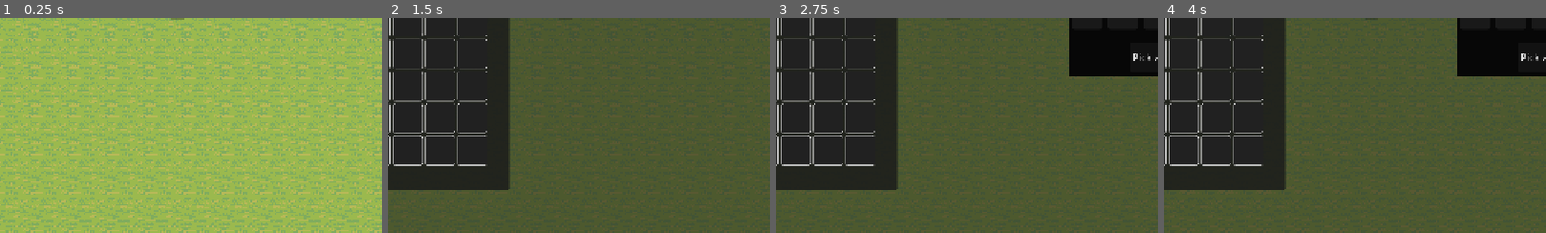
Above: before the commit, frames 1-4 (left to right).
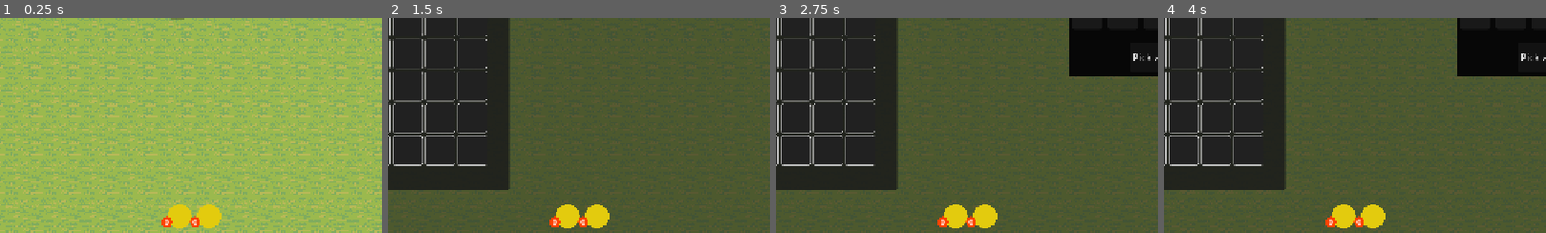
Above: after the commit, the same moments.

Repository: nidal1/rpg
Game: Godot game, scene res://scenes/world/world.tscn
The game is run twice, just before and just after one commit, with the same random seed, the same clock (stepped at 60 frames per second) and the same inputs.
Inputs (mouse positions are % of the whole screen's width and height, from its top left):
- Up to frame 1 (0.25 s): no input
- Up to frame 2 (1.5 s): click (7, 22) at 0.5 s; click (8, 36) at 1.27 s
- Up to frame 3 (2.75 s): click (93, 22) at 2 s
- Up to frame 4 (4 s): click (67, 24) at 2.77 s; tap Enter at 3.5 s; move the mouse to (8, 36) at 3.52 s; hold D (move_right) from 3.53 s (still down); click (8, 36) at 3.67 s
The pictures show only the part of the screen within x 27-77%, y 50-100%; the shares and areas given below are measured in that part.

The runs differ from the first frame. In frame 1, 1.3% of the frame differs, in the area x 42-58%, y 86-98%; in frame 2, 1.3%; in frame 3, 1.3%; in frame 4, 1.3%.

Commit message:
feat: implement inventory system with potion slots, consumable items, and player data management

Diff:
--- a/resources/enemies/goblin.tres
+++ b/resources/enemies/goblin.tres
@@ -3,11 +3,8 @@
 [ext_resource type="Texture2D" uid="uid://dvr7dqk0dx8vc" path="res://assets/sprites/enemies/Goblin/Goblin.png" id="1_8t8dg"]
 [ext_resource type="Script" uid="uid://c66m4e6klvrao" path="res://resources/items/item.gd" id="1_eoums"]
 [ext_resource type="Script" uid="uid://bqkdldqfccf6o" path="res://resources/enemies/enemy_params.gd" id="1_ttibx"]
-[ext_resource type="Resource" uid="uid://cu4t1lk20nebc" path="res://resources/items/warrior/armors/copper_breastplate.tres" id="2_k3uoj"]
-[ext_resource type="Resource" uid="uid://qt0fv2d78hop" path="res://resources/items/warrior/armors/iron_greaves.tres" id="3_brirc"]
-[ext_resource type="Resource" uid="uid://qqkixnq2twto" path="res://resources/items/warrior/armors/iron_soldier_helm.tres" id="4_bohdm"]
-[ext_resource type="Resource" uid="uid://d3doj1d5ei4y3" path="res://resources/items/warrior/weapons/hand_axe.tres" id="5_k3uoj"]
-[ext_resource type="Resource" uid="uid://b32nemapy2nom" path="res://resources/items/warrior/weapons/iron_dagger.tres" id="6_brirc"]
+[ext_resource type="Resource" uid="uid://bm4eqcnvtrmn8" path="res://resources/items/potions/sm_mana_potion.tres" id="2_3kmag"]
+[ext_resource type="Resource" uid="uid://cld7xqoxjvacq" path="res://resources/items/potions/sm_health_potion.tres" id="3_qxlb2"]
 
 [resource]
 script = ExtResource("1_ttibx")
@@ -15,5 +12,5 @@
 enemy_avatar = ExtResource("1_8t8dg")
 max_health = 200.0
 attack_damage = 5.0
-drop_list = Array[ExtResource("1_eoums")]([ExtResource("2_k3uoj"), ExtResource("3_brirc"), ExtResource("4_bohdm"), ExtResource("5_k3uoj"), ExtResource("6_brirc")])
+drop_list = Array[ExtResource("1_eoums")]([ExtResource("2_3kmag"), ExtResource("3_qxlb2")])
 metadata/_custom_type_script = "uid://bqkdldqfccf6o"
--- /dev/null
+++ b/resources/items/consumable.gd
@@ -0,0 +1,6 @@
+extends Item
+class_name Consumable
+
+enum ConsumableType {POTION, POISON}
+
+@export var consumable_type: ConsumableType = ConsumableType.POTION
--- /dev/null
+++ b/resources/items/potion.gd
@@ -0,0 +1,13 @@
+extends Consumable
+class_name Potion
+
+enum PotionType {HEALTH_POTION, MANA_POTION}
+
+@export var potion_type: PotionType = PotionType.HEALTH_POTION
+@export var heal_percentage: int = 10
+
+func get_potion_effect():
+	return {
+		"potion_type": potion_type,
+		"heal_percentage": heal_percentage
+	}
--- /dev/null
+++ b/resources/items/potions/sm_health_potion.tres
@@ -0,0 +1,15 @@
+[gd_resource type="Resource" script_class="Potion" format=3 uid="uid://cld7xqoxjvacq"]
+
+[ext_resource type="Texture2D" uid="uid://c2t14c3jqjhwf" path="res://assets/sprites/items/potions.png" id="1_2y1wo"]
+[ext_resource type="Script" uid="uid://dlmrvne4mge6u" path="res://resources/items/potion.gd" id="2_kmt25"]
+
+[sub_resource type="AtlasTexture" id="AtlasTexture_6txx0"]
+atlas = ExtResource("1_2y1wo")
+region = Rect2(512, 0, 64, 64)
+
+[resource]
+script = ExtResource("2_kmt25")
+item_name = "Small Health Potion"
+description = "Consomable potion restore 10% of player health"
+icon = SubResource("AtlasTexture_6txx0")
+metadata/_custom_type_script = "uid://dlmrvne4mge6u"
--- /dev/null
+++ b/resources/items/potions/sm_mana_potion.tres
@@ -0,0 +1,16 @@
+[gd_resource type="Resource" script_class="Potion" format=3 uid="uid://bm4eqcnvtrmn8"]
+
+[ext_resource type="Texture2D" uid="uid://c2t14c3jqjhwf" path="res://assets/sprites/items/potions.png" id="1_dfid0"]
+[ext_resource type="Script" uid="uid://dlmrvne4mge6u" path="res://resources/items/potion.gd" id="2_lybwe"]
+
+[sub_resource type="AtlasTexture" id="AtlasTexture_ohxso"]
+atlas = ExtResource("1_dfid0")
+region = Rect2(512, 128, 64, 64)
+
+[resource]
+script = ExtResource("2_lybwe")
+potion_type = 1
+item_name = "Small Mana Potion"
+description = "Consomable mana potion restore 10% of mana points"
+icon = SubResource("AtlasTexture_ohxso")
+metadata/_custom_type_script = "uid://dlmrvne4mge6u"
--- a/scenes/ui/in_game_ui.tscn
+++ b/scenes/ui/in_game_ui.tscn
@@ -24,6 +24,7 @@
 [ext_resource type="Texture2D" uid="uid://b3y183bg8576m" path="res://assets/ui/UI Elements/UI Elements/Icons/ui/equipement_slot_5.png" id="10_p7bhm"]
 [ext_resource type="Script" uid="uid://byefa5snk07d4" path="res://scripts/entities/equipement_slot.gd" id="11_b7ceb"]
 [ext_resource type="Texture2D" uid="uid://bie6mta5n5i4b" path="res://assets/ui/UI Elements/UI Elements/Icons/ui/equipement_slot_8.png" id="11_x5m13"]
+[ext_resource type="PackedScene" uid="uid://c4c7qy28qw872" path="res://scenes/ui/potion_slot.tscn" id="25_mk8tb"]
 
 [sub_resource type="StyleBoxFlat" id="StyleBoxFlat_wccuv"]
 bg_color = Color(0.029506557, 0.029506557, 0.029506557, 1)
@@ -593,5 +594,39 @@
 
 [node name="Popups" type="Node2D" parent="." unique_id=1004954947]
 
+[node name="PotionsContainer" type="Control" parent="." unique_id=276690427]
+layout_mode = 1
+anchors_preset = 12
+anchor_top = 1.0
+anchor_right = 1.0
+anchor_bottom = 1.0
+offset_top = -56.0
+grow_horizontal = 2
+grow_vertical = 0
+
+[node name="MarginContainer" type="MarginContainer" parent="PotionsContainer" unique_id=2092123190]
+layout_mode = 1
+anchors_preset = 8
+anchor_left = 0.5
+anchor_top = 0.5
+anchor_right = 0.5
+anchor_bottom = 0.5
+offset_left = -20.0
+offset_top = -20.0
+offset_right = 73.0
+offset_bottom = 20.0
+grow_horizontal = 2
+grow_vertical = 2
+
+[node name="HBoxContainer" type="HBoxContainer" parent="PotionsContainer/MarginContainer" unique_id=5584311]
+layout_mode = 2
+
+[node name="HealthPotionSlot" parent="PotionsContainer/MarginContainer/HBoxContainer" unique_id=2076065514 instance=ExtResource("25_mk8tb")]
+layout_mode = 2
+
+[node name="ManaPotionSlot" parent="PotionsContainer/MarginContainer/HBoxContainer" unique_id=1730970027 instance=ExtResource("25_mk8tb")]
+layout_mode = 2
+potion_type = 1
+
 [connection signal="pressed" from="Control/HeroPanelControl/PanelButton" to="." method="_on_panel_button_pressed"]
 [connection signal="pressed" from="Control/LootableItems/ToggleLootableItemsButton" to="." method="_on_toggle_lootable_items_button_pressed"]
--- /dev/null
+++ b/scenes/ui/potion_slot.tscn
@@ -0,0 +1,96 @@
+[gd_scene format=3 uid="uid://c4c7qy28qw872"]
+
+[ext_resource type="Texture2D" uid="uid://bsdot04n550l3" path="res://assets/ui/UI Elements/UI Elements/Bars/CirculerBar_Base.png" id="1_4t0tn"]
+[ext_resource type="Script" uid="uid://di7guglwmrw53" path="res://scripts/entities/potion_slot.gd" id="1_pi57g"]
+[ext_resource type="Texture2D" uid="uid://r5n8eacogfn3" path="res://assets/ui/UI Elements/UI Elements/Bars/CircularBar_Fill.png" id="2_pi57g"]
+
+[node name="PotionSlot" type="Control" unique_id=2076065514]
+layout_mode = 3
+anchors_preset = 0
+offset_right = 40.0
+offset_bottom = 40.0
+size_flags_horizontal = 3
+script = ExtResource("1_pi57g")
+
+[node name="PotionImage" type="TextureRect" parent="." unique_id=1697822241]
+layout_mode = 1
+anchors_preset = 8
+anchor_left = 0.5
+anchor_top = 0.5
+anchor_right = 0.5
+anchor_bottom = 0.5
+offset_left = -20.0
+offset_top = -20.0
+offset_right = 20.0
+offset_bottom = 20.0
+grow_horizontal = 2
+grow_vertical = 2
+texture = ExtResource("1_4t0tn")
+expand_mode = 1
+stretch_mode = 4
+
+[node name="HealthPotionTextureButton" type="TextureButton" parent="." unique_id=2133281192]
+custom_minimum_size = Vector2(40, 40)
+layout_mode = 1
+anchors_preset = 8
+anchor_left = 0.5
+anchor_top = 0.5
+anchor_right = 0.5
+anchor_bottom = 0.5
+offset_left = -13.625
+offset_top = -13.625
+offset_right = 13.625
+offset_bottom = 13.625
+grow_horizontal = 2
+grow_vertical = 2
+disabled = true
+ignore_texture_size = true
+stretch_mode = 4
+
+[node name="PotionsSizeLabel" type="Control" parent="." unique_id=1044295832]
+layout_mode = 1
+anchors_preset = 2
+anchor_top = 1.0
+anchor_bottom = 1.0
+offset_left = -10.0
+offset_top = -20.0
+offset_right = 10.0
+grow_vertical = 0
+
+[node name="TextureRect" type="TextureRect" parent="PotionsSizeLabel" unique_id=976318418]
+custom_minimum_size = Vector2(20, 20)
+layout_mode = 1
+anchors_preset = 8
+anchor_left = 0.5
+anchor_top = 0.5
+anchor_right = 0.5
+anchor_bottom = 0.5
+offset_left = -10.0
+offset_top = -10.0
+offset_right = 10.0
+offset_bottom = 10.0
+grow_horizontal = 2
+grow_vertical = 2
+texture = ExtResource("2_pi57g")
+expand_mode = 1
+stretch_mode = 4
+
+[node name="HealthItemsLabel" type="Label" parent="PotionsSizeLabel" unique_id=484509181]
+layout_mode = 1
+anchors_preset = 8
+anchor_left = 0.5
+anchor_top = 0.5
+anchor_right = 0.5
+anchor_bottom = 0.5
+offset_left = -20.0
+offset_top = -11.5
+offset_right = 20.0
+offset_bottom = 11.5
+grow_horizontal = 2
+grow_vertical = 2
+theme_override_font_sizes/font_size = 14
+text = "0"
+horizontal_alignment = 1
+vertical_alignment = 1
+
+[node name="ContextMenu" type="PopupMenu" parent="." unique_id=114526484]
--- a/scripts/autoloads/event_bus.gd
+++ b/scripts/autoloads/event_bus.gd
@@ -107,3 +107,12 @@
 ## Emitted when try to switch equipements.
 @warning_ignore("UNUSED_SIGNAL")
 signal switch_equipements()
+
+# ─── Potions Signals ───────────────────────────────────────────────────────
+## Emitted when potions are added to the potions list.
+@warning_ignore("UNUSED_SIGNAL")
+signal potions_added(potion: Potion)
+
+## Emitted when potions are removed from the potions list.
+@warning_ignore("UNUSED_SIGNAL")
+signal potions_removed(potion: Potion)
--- a/scripts/autoloads/game_manager.gd
+++ b/scripts/autoloads/game_manager.gd
@@ -127,37 +127,46 @@
 	PlayerData.remove_inventory_item(item)
 
 func _on_equip_item(inventory_slot: InventorySlot) -> void:
-	var item = inventory_slot.get_item() as Equipable
-	if item.player_type == CharacterClass.PlayerType.ALL or item.player_type == player_ref.character_class.player_type:
-		var item_type
-		if item is Armor:
-			item_type = Armor.ArmorType.keys()[item.armor_type]
-		elif item is Weapon:
-			item_type = "WEAPON"
-		if not PlayerData.get_equipements()[item_type]:
-			PlayerData.add_equipable_item(item)
-			PlayerData.calculate_equipement_stats_bonus(item)
-			PlayerData.remove_inventory_item(item)
-			EventBus.item_equipped.emit(inventory_slot)
-		else:
-			# swap item
-			var old_item = PlayerData.get_equipements()[item_type]
-			PlayerData.remove_equipable_item(old_item)
-			PlayerData.calculate_equipement_stats_bonus(old_item, "unequip")
+	var item = inventory_slot.get_item()
+	if item is Equipable:
+		if item.player_type == CharacterClass.PlayerType.ALL or item.player_type == player_ref.character_class.player_type:
+			var item_type
+			if item is Armor:
+				item_type = Armor.ArmorType.keys()[item.armor_type]
+			elif item is Weapon:
+				item_type = "WEAPON"
+			if not PlayerData.get_equipements()[item_type]:
+				PlayerData.add_equipable_item(item)
+				PlayerData.calculate_equipement_stats_bonus(item)
+				PlayerData.remove_inventory_item(item)
+				EventBus.item_equipped.emit(inventory_slot)
+			else:
+				# swap item
+				var old_item = PlayerData.get_equipements()[item_type]
+				PlayerData.remove_equipable_item(old_item)
+				PlayerData.calculate_equipement_stats_bonus(old_item, "unequip")
 
-			PlayerData.add_equipable_item(item)
-			PlayerData.calculate_equipement_stats_bonus(item)
+				PlayerData.add_equipable_item(item)
+				PlayerData.calculate_equipement_stats_bonus(item)
 
-			PlayerData.add_inventory_item(old_item)
-			PlayerData.remove_inventory_item(item)
+				PlayerData.add_inventory_item(old_item)
+				PlayerData.remove_inventory_item(item)
 
-			EventBus.item_equipped.emit(inventory_slot)
+				EventBus.item_equipped.emit(inventory_slot)
 
-			inventory_slot.clear_slot()
-			inventory_slot.set_item(old_item)
+				inventory_slot.clear_slot()
+				inventory_slot.set_item(old_item)
 
-		player_ref.character_class.set_class_stats(PlayerData.get_base_stats())
-		EventBus.update_hero_stats_ui.emit(PlayerData.get_base_stats())
+			player_ref.character_class.set_class_stats(PlayerData.get_base_stats())
+			EventBus.update_hero_stats_ui.emit(PlayerData.get_base_stats())
+
+	if item is Potion:
+		PlayerData.add_potion(item)
+		PlayerData.remove_inventory_item(item)
+		EventBus.potions_added.emit(item)
+		var _items_to_remove: Array[Item] = [item]
+		EventBus.items_removed_from_inventory.emit(_items_to_remove)
+
 
 func _on_item_unequipped(item: Equipable) -> void:
 	PlayerData.add_inventory_item(item)
--- a/scripts/autoloads/player_data.gd
+++ b/scripts/autoloads/player_data.gd
@@ -46,6 +46,11 @@
 	"PET": null
 }
 
+var __potions: Dictionary = {
+	"HEALTH": [],
+	"MANA": [],
+}
+
 # ─── Initialization ──────────────────────────────────────────────────────────
 ## Initializes the player data using the base stats from their class.
 func initialize(stats: CharacterStats) -> void:
@@ -254,3 +259,23 @@
 				__base_stats.remove_stat_bonus("armor_defense", equipement.base_defense)
 				__base_stats.remove_stat_bonus("armor_resist", equipement.base_resist)
 			return
+
+# ─── Potions ───────────────────────────────────────────────────────────────
+func add_potion(potion: Potion) -> void:
+	var potion_effect = potion.get_potion_effect()
+	if potion_effect["potion_type"] == Potion.PotionType.HEALTH_POTION:
+		__potions["HEALTH"].append(potion)
+		return
+	if potion_effect["potion_type"] == Potion.PotionType.MANA_POTION:
+		__potions["MANA"].append(potion)
+		return
+
+func use_health_potion() -> void:
+	if __potions["HEALTH"] > 0:
+		__potions["HEALTH"] -= 1
+		EventBus.health_potions_changed.emit(__potions["HEALTH"])
+
+func use_mana_potion() -> void:
+	if __potions["MANA"] > 0:
+		__potions["MANA"] -= 1
+		EventBus.mana_potions_changed.emit(__potions["MANA"])
--- a/scripts/entities/in_game_ui.gd
+++ b/scripts/entities/in_game_ui.gd
@@ -65,6 +65,10 @@
 @onready var shield_slot: EquipementSlot = $HUD/TabContainer/EquipementsPanel/MarginContainer/HBoxContainer/EquipementRightContainerSlots/ShieldSlot
 @onready var cloak_slot: EquipementSlot = $HUD/TabContainer/EquipementsPanel/MarginContainer/HBoxContainer/EquipementRightContainerSlots/CloakSlot
 
+# Potions section
+@onready var health_potion_slot: PotionSlot = $PotionsContainer/MarginContainer/HBoxContainer/HealthPotionSlot
+@onready var mana_potion_slot: PotionSlot = $PotionsContainer/MarginContainer/HBoxContainer/ManaPotionSlot
+
 # Global Popups
 @onready var popups: Node2D = $Popups
 @export var armor_table_details_scene: PackedScene
@@ -76,16 +80,20 @@
 	hud.visible = false
 	lootable_items_table.visible = false
 
+
 	EventBus.initialize_hero_stats_ui.connect(_initialize_hero_stats)
 	EventBus.update_hero_stats_ui.connect(_on_update_hero_stats_ui)
 	EventBus.display_lootable_item_hover_info.connect(_on_display_lootable_item_hover_info)
 	EventBus.hide_lootable_item_hover_info.connect(_on_hide_lootable_item_hover_info)
 	EventBus.items_added_to_inventory.connect(_on_items_added_to_inventory)
-	# EventBus.items_removed_from_inventory.connect(_on_items_removed_from_inventory)
+	EventBus.items_removed_from_inventory.connect(_on_items_removed_from_inventory)
 	EventBus.item_equipped.connect(_on_item_equipped)
 
 	EventBus.show_item_table_details.connect(_on_show_item_table_details)
 	EventBus.hide_item_table_details.connect(_on_hide_item_table_details)
+
+	EventBus.potions_added.connect(_on_potion_slot_potions_added)
+	EventBus.potions_removed.connect(_on_potion_slot_potions_removed)
 
 	pick_all_dropped_items_button.pressed.connect(_pick_all_lootable_items)
 	pick_selected_dropped_items_button.pressed.connect(_pick_selected_lootable_items)
@@ -141,6 +149,7 @@
 func _set_level_progress_bar_max_value(value: int) -> void: level_progress_bar.max_value = value
 func _set_level_label_text(text: String) -> void: level_label.text = text
 func _set_stats_points_label_text(text: String) -> void: stats_points_label.text = text
+
 
 # ─── Initialization Methods ──────────────────────────────────────────────────
 func _initialize_hero_stats(cls: CharacterClass) -> void:
@@ -285,6 +294,13 @@
 func _on_toggle_lootable_items_button_pressed() -> void:
 	__toggle_lootable_items_panel()
 
+func _on_items_removed_from_inventory(slots: Array[Item]) -> void:
+	for slot in slots:
+		for i in inventory_slots:
+			if i.item == slot:
+				i.clear_slot()
+				break
+
 func _on_items_added_to_inventory(slots: Array[Item]) -> void:
 	for slot in slots:
 		for i in inventory_slots:
@@ -336,26 +352,48 @@
 func _on_show_item_table_details(item: Item) -> void:
 	if item_table_details_instance or item_table_details_visible:
 		return
-	if item is Weapon:
-		item_table_details_instance = weapon_table_details_scene.instantiate()
-	if item is Armor:
-		item_table_details_instance = armor_table_details_scene.instantiate()
-	popups.add_child(item_table_details_instance)
-	item_table_details_instance.set_equipable_item(item as Equipable)
-	var mouse_pos = get_global_mouse_position()
-	var item_table_details_size = item_table_details_instance.get_size()
-	item_table_details_instance.position = mouse_pos
-	if mouse_pos.x + item_table_details_size.x > get_viewport().size.x:
-		item_table_details_instance.position -= mouse_pos - Vector2(item_table_details_size.x, 0)
-
-	if mouse_pos.y + item_table_details_size.y > get_viewport().size.y:
-		item_table_details_instance.position -= Vector2(0, mouse_pos.y + item_table_details_size.y - get_viewport().size.y)
-
-
-	item_table_details_instance.show()
+	if item is Equipable:
+		if item is Weapon:
+			item_table_details_instance = weapon_table_details_scene.instantiate()
+		if item is Armor:
+			item_table_details_instance = armor_table_details_scene.instantiate()
+		popups.add_child(item_table_details_instance)
+		item_table_details_instance.set_equipable_item(item as Equipable)
+		var mouse_pos = get_global_mouse_position()
+		var item_table_details_size = item_table_details_instance.get_size()
+		item_table_details_instance.position = mouse_pos
+		if mouse_pos.x + item_table_details_size.x > get_viewport().size.x:
+			item_table_details_instance.position -= mouse_pos - Vector2(item_table_details_size.x, 0)
+
+		if mouse_pos.y + item_table_details_size.y > get_viewport().size.y:
+			item_table_details_instance.position -= Vector2(0, mouse_pos.y + item_table_details_size.y - get_viewport().size.y)
+
+
+		item_table_details_instance.show()
+
+func _on_potion_slot_potions_added(potion: Potion) -> void:
+	if potion:
+		if potion.potion_type == Potion.PotionType.HEALTH_POTION:
+			health_potion_slot.equip(potion)
+		if potion.potion_type == Potion.PotionType.MANA_POTION:
+			mana_potion_slot.equip(potion)
+
+func _on_potion_slot_potions_removed(potion: Potion) -> void:
+	if potion.potion_type == Potion.PotionType.HEALTH_POTION:
+		health_potion_slot.unequip()
+	if potion.potion_type == Potion.PotionType.MANA_POTION:
+		mana_potion_slot.unequip()
 
 func _on_hide_item_table_details() -> void:
 	if item_table_details_instance:
 		item_table_details_instance.hide()
 		item_table_details_instance.queue_free()
 		item_table_details_instance = null
+
+
+func _on_health_potion_texture_button_pressed() -> void:
+	print("health potion pressed")
+
+
+func _on_mana_potion_texture_button_pressed() -> void:
+	print("mana potion pressed")
--- a/scripts/entities/inventory_slot.gd
+++ b/scripts/entities/inventory_slot.gd
@@ -22,8 +22,8 @@
 	if event is InputEventMouseButton and event.button_index == MOUSE_BUTTON_RIGHT and event.pressed:
 		if not item:
 			return
-		if item is not Equipable:
-			context_menu.set_item_hidden(0, true)
+		if not (item is Equipable or item is Consumable) :
+			context_menu.set_item_disabled(0, true)
 		context_menu.popup()
 		# position = mouse position
 		context_menu.position = get_screen_position() + event.position
--- /dev/null
+++ b/scripts/entities/potion_slot.gd
@@ -0,0 +1,50 @@
+extends Control
+class_name PotionSlot
+
+@export var potion_type: Potion.PotionType = Potion.PotionType.HEALTH_POTION
+
+# ─── Public Variables ────────────────────────────────────────────────────────
+
+var potion: Potion = null
+var slot_number: int
+
+# ─── OnReady Variables ───────────────────────────────────────────────────────
+@onready var context_menu: PopupMenu = $ContextMenu
+@onready var health_items_label: Label = $PotionsSizeLabel/HealthItemsLabel
+@onready var health_potion_texture_button: TextureButton = $HealthPotionTextureButton
+
+# ─── Built-in Methods ────────────────────────────────────────────────────────
+func _ready() -> void:
+	context_menu.add_item("Unequip", 0)
+
+
+func _gui_input(event: InputEvent) -> void:
+	if event is InputEventMouseButton and event.button_index == MOUSE_BUTTON_RIGHT and event.pressed:
+		if not potion:
+			return
+		context_menu.popup()
+		# position = mouse position
+		context_menu.position = get_screen_position() + event.position
+		print("context menu popup for potion slot %d" % slot_number)
+
+func _on_context_menu_index_pressed(index: int) -> void:
+	if index == 0:
+		unequip()
+
+func unequip() -> void:
+	if not potion:
+		return
+
+	potion = null
+	health_potion_texture_button.texture_normal = null
+	health_items_label.text = "0"
+
+func equip(new_potion: Potion) -> void:
+	if not new_potion:
+		return
+	potion = new_potion
+	health_potion_texture_button.texture_normal = new_potion.icon
+	health_items_label.text = "1"
+
+func get_potion_slot_type() -> Potion.PotionType:
+	return potion_type
Binary file added: assets/sprites/items/potions.png
Not shown, added: assets/sprites/items/potions.png.import
Not shown, added: resources/items/consumable.gd.uid
Not shown, added: resources/items/potion.gd.uid
Not shown, added: scripts/entities/potion_slot.gd.uid
